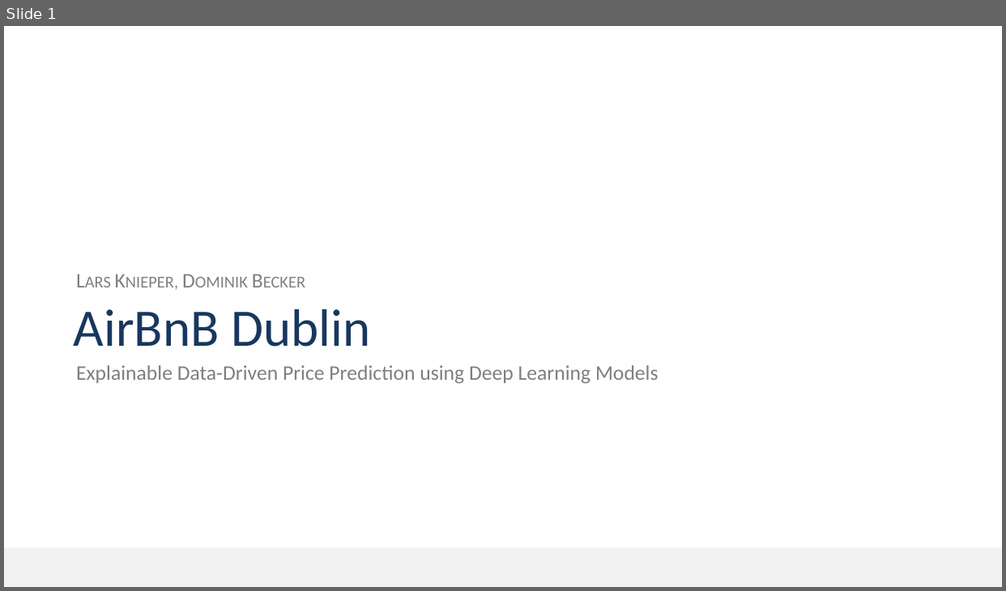
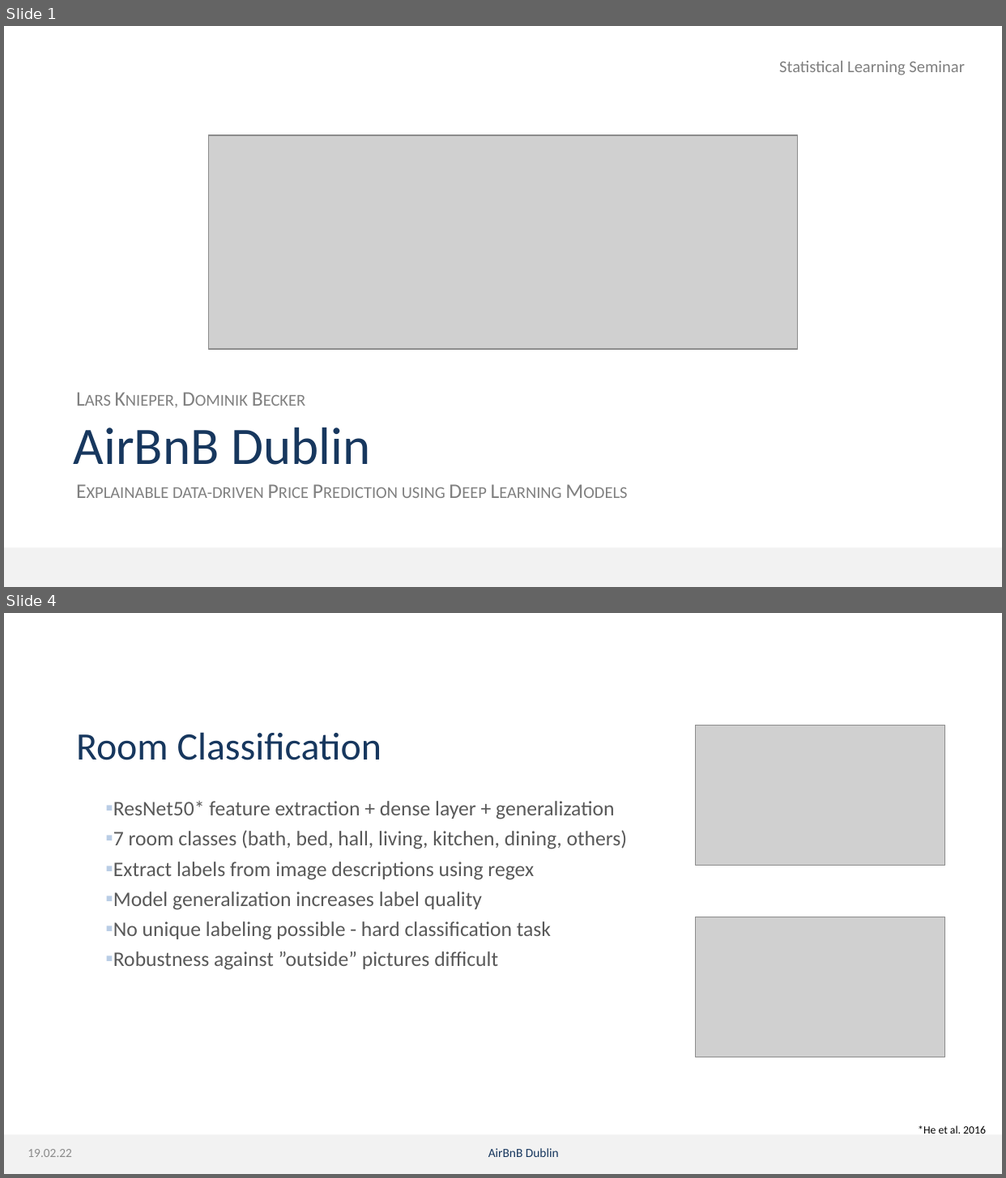
Before and after one commit to dmnk1308/DubAir, a slide deck: Präsi.pptx. Shown one above the other, each under a label of ours: slide 1 before the commit, slides 1 and 4 after it; the slides between them are not shown. The pictures are 1006x591 and 1006x1178 pixels, drawn with LibreOffice and Linux fonts; fonts in the diff are those of the drawing; grey boxes stand for pictures; background and template pictures are left out. Boxes give left, top, right and bottom in pixels: in the first picture for what was removed or moved away, otherwise in the second. Text is boxed around its words. In the diff, an @@ line names an element or a change of style, - is before the commit and + after.

```diff
--- a/Präsi.pptx
+++ b/Präsi.pptx
@@ slide 4 added at [4, 613, 1002, 1174], background picture (left out); not listed: 1 template element that a slide beside it also shows @@
@@ title added at [76, 732, 382, 760], 28 pt, text #17375E @@
+Room Classification
@@ picture added at [696, 725, 945, 866] @@
@@ text added at [113, 801, 628, 970], 15 pt, text #595959 @@
+▪ ResNet50* feature extraction + dense layer + generalization
+▪ 7 room classes (bath, bed, hall, living, kitchen, dining, others)
+▪ Extract labels from image descriptions using regex
+▪ Model generalization increases label quality
+▪ No unique labeling possible - hard classification task
+▪ Robustness against ”outside” pictures difficult
@@ picture added at [696, 918, 945, 1058] @@
@@ text added at [918, 1126, 986, 1134], 8 pt, text #000000 @@
+*He et al. 2016
@@ text added at [27, 1149, 72, 1157], 9 pt, text #8C8C8C @@
+19.02.22
@@ text added at [488, 1148, 559, 1157], 9 pt, text #17375E @@
+AirBnB Dublin
@@ slide 1 changed as well @@
@@ text added at [779, 61, 964, 75], 12 pt, text #7F7F7F @@
+Statistical Learning Seminar
@@ picture added at [209, 136, 797, 349] @@
@@ text "Lars Knieper, Dominik Becker": place and size @@
-text "Lars Knieper, Dominik Becker" at [76, 267, 708, 292]
+text "Lars Knieper, Dominik Becker" at [76, 386, 708, 412]
@@ title "AirBnB Dublin": place and size @@
-title "AirBnB Dublin" at [74, 310, 371, 347]
+title "AirBnB Dublin" at [74, 428, 371, 465]
@@ subtitle at [172, 488, 445, 498]: text changed; text colour #7F7F7F to #808080 @@
-Explainable Data-Driven Price Prediction using Deep Learning Models
+Explainable data-driven Price Prediction using Deep Learning Models
```
Also in this commit, not shown: 4 other slides changed, 12 other slides added, 2 slides removed.
